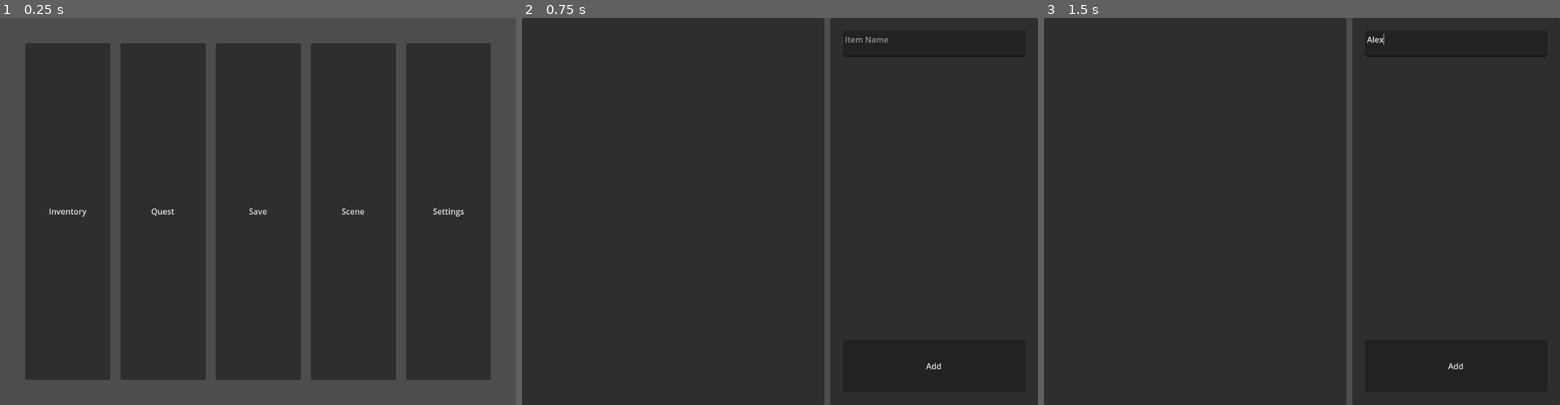
Above: before the commit, frames 1-3 (left to right).
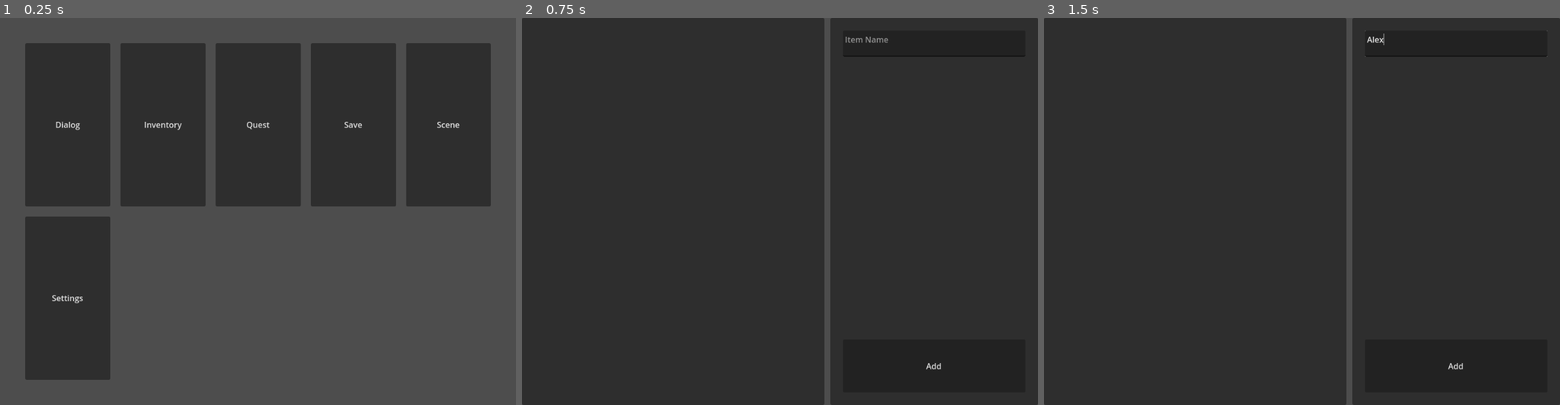
Above: after the commit, the same moments.

Repository: noufbmdev/Godot-Systems
Game: Godot game, scene res://Examples.tscn
Two runs of this game, one before a commit and one after it. Both use one fixed random seed, a clock stepped at 60 frames per second and the inputs below.
Inputs (mouse positions are in pixels of both pictures, inside the frame that each line leads up to):
- Up to frame 1 (0.25 s): no input
- Up to frame 2 (0.75 s): click "Inventory" at 0.5 s
- Up to frame 3 (1.5 s): click (1456, 45) at 1.27 s; type "Alex" at 1.35 s

The runs differ from the first frame. In frame 1, 30% of the frame differs, in the area x 4-96%, y 26-94%; in frame 2, nothing differs; in frame 3, nothing differs.

Commit message:
updated dialog system

Diff:
--- /dev/null
+++ b/Dialog_System/Dialog_Example.tscn
@@ -0,0 +1,3 @@
+[gd_scene format=3 uid="uid://br0g1e5ol35im"]
+
+[node name="Dialog_Example" type="Node"]
--- /dev/null
+++ b/Dialog_System/Nodes/DialogBox.tscn
@@ -0,0 +1,16 @@
+[gd_scene load_steps=2 format=3 uid="uid://dgfvhlq0uf7rg"]
+
+[ext_resource type="Texture2D" uid="uid://coj8bh24jpym8" path="res://Dialog_System/Assets/dialog_box.png" id="1_cfhwi"]
+
+[node name="DialogBox" type="NinePatchRect"]
+anchors_preset = 15
+anchor_right = 1.0
+anchor_bottom = 1.0
+grow_horizontal = 2
+grow_vertical = 2
+texture = ExtResource("1_cfhwi")
+region_rect = Rect2(0, 0, 32, 32)
+patch_margin_left = 2
+patch_margin_top = 2
+patch_margin_right = 2
+patch_margin_bottom = 2
--- a/project.godot
+++ b/project.godot
@@ -20,3 +20,29 @@
 SceneManager="*res://Scene_Manager/SceneManager.tscn"
 SaveManager="*res://Save_Manager/SaveManager.tscn"
 Globals="*res://Globals.tscn"
+
+[importer_defaults]
+
+texture={
+"compress/channel_pack": 0,
+"compress/hdr_compression": 1,
+"compress/high_quality": false,
+"compress/lossy_quality": 0.7,
+"compress/mode": 0,
+"compress/normal_map": 0,
+"detect_3d/compress_to": 0,
+"mipmaps/generate": false,
+"mipmaps/limit": -1,
+"process/fix_alpha_border": true,
+"process/hdr_as_srgb": false,
+"process/hdr_clamp_exposure": false,
+"process/normal_map_invert_y": false,
+"process/premult_alpha": false,
+"process/size_limit": 0,
+"roughness/mode": 0,
+"roughness/src_normal": ""
+}
+
+[rendering]
+
+textures/canvas_textures/default_texture_filter=0
Binary file added: Dialog_System/Assets/dialog_box.aseprite
Binary file added: Dialog_System/Assets/dialog_box.png
Not shown, added: Dialog_System/Assets/dialog_box.png.import
Renamed: Dialog_System/DialogManager.tscn -> Dialog_System/Nodes/DialogManager.tscn
Not shown, changed: Dialog_System/README.md
Not shown, changed: README.md
